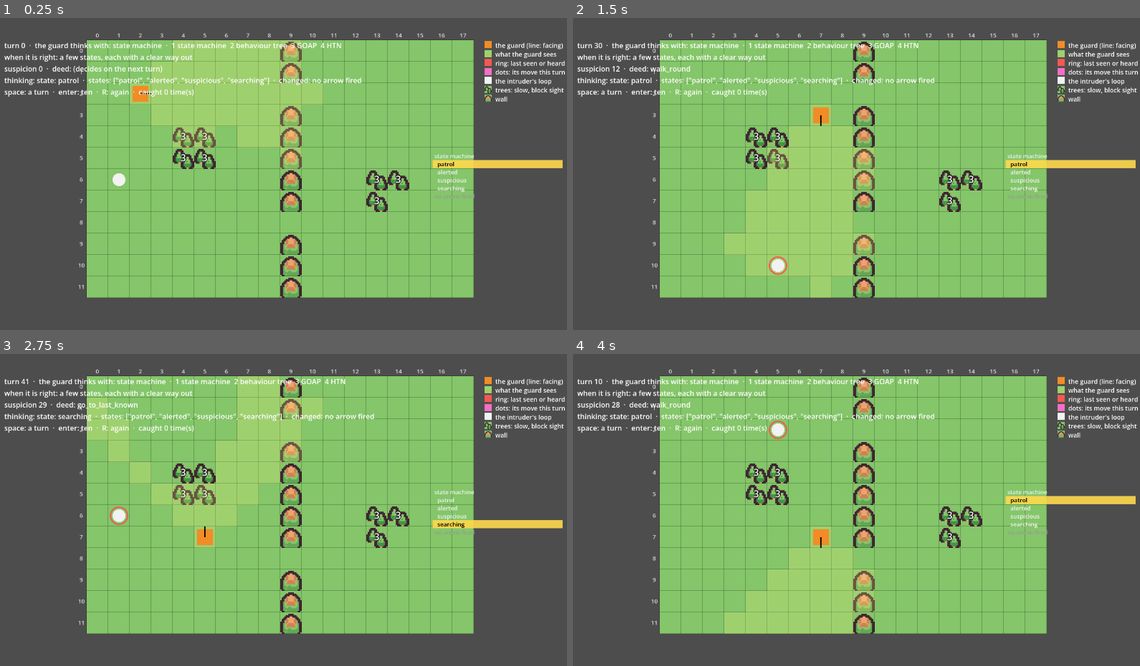
Above: before the commit, frames 1-4 (two rows, left to right).
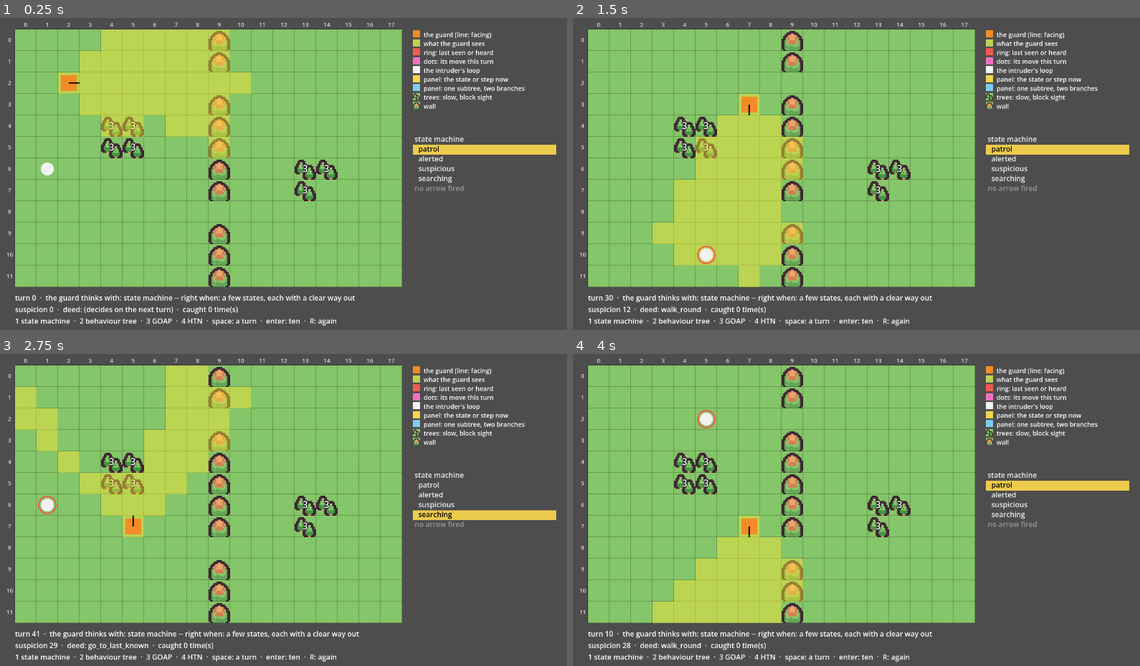
Above: after the commit, the same moments.

Repository: boscocp/game-ai-kit
Game: Godot game, scene res://demos/behaviour/behaviour_demo.tscn
Two runs of this game, one before a commit and one after it. Both use one fixed random seed, a clock stepped at 60 frames per second and the inputs below. This scene is started directly instead of the project's main scene.
Inputs (mouse positions are in pixels of both pictures, inside the frame that each line leads up to):
- Up to frame 1 (0.25 s): no input
- Up to frame 2 (1.5 s): tap Enter (ui_accept) at 0.5, 0.77, 1.25 s; move the mouse to (981, 152) at 0.52 s; hold D 0.53-1.25 s; tap 1 at 0.6 s; click (981, 152) at 0.67 s; drag from (737, 186) to (822, 233) at 1.27 s
- Up to frame 3 (2.75 s): tap Enter (ui_accept) at 2 s; move the mouse to (340, 435) at 2.02 s; hold D from 2.03 s (still down); tap Space at 2.1 s
- Up to frame 4 (4 s): release D at 2.75 s; tap Enter (ui_accept) at 2.75, 3.5, 3.77 s; drag from (822, 569) to (680, 456) at 2.77 s; move the mouse to (1026, 553) at 3.52 s; hold A from 3.53 s (still down); tap R at 3.6 s

The runs differ from the first frame. In frame 1, 47% of the frame differs, in the area x 0-100%, y 1-99%; in frame 2, 51%; in frame 3, 48%; in frame 4, 46%.

Commit message:
fix: the behaviour demo's words off the board, where they can be read
The owner could not read it: BoardLayout gives the status the strip left
of a centred board, too narrow at eighteen columns, and the lines ran over
the board in white on green, as did the brain's panel. The demo now lays
itself out -- board left, status under it, legend and panel in a column to
its right -- the panel's text is larger, the shared subtree is marked by a
colour the legend names, and what the guard sees is drawn strongly enough
to see on grass.

Diff:
--- a/godot/demos/behaviour/behaviour_demo.gd
+++ b/godot/demos/behaviour/behaviour_demo.gd
@@ -12,8 +12,22 @@
 ## the HTN carries on down the method it chose. The status says, beside the
 ## brain playing, when that way of deciding is the right answer
 ## (`WaysToDecide`).
+##
+## Its own layout, not `BoardLayout`'s: that one centres the board and gives
+## the status the strip to its left, which at eighteen columns is too narrow
+## for these lines, and they ran over the board in white on green -- the
+## owner could not read them. Here the board sits left, the status under it,
+## and the legend and the brain's panel share a column on the right: no word
+## is drawn on the board.
 class_name BehaviourDemo
 extends Node2D
+
+## Space round the board and between the panels, as `BoardLayout`'s.
+const GUTTER: float = BoardLayout.GUTTER
+## Where the board's top-left corner sits: room for the axis numbers.
+const BOARD_CORNER := Vector2(48.0, 48.0)
+## How tall the legend is, above the brain's panel in the right column.
+const LEGEND_HEIGHT: float = 210.0
 
 @onready var _board: BoardView = $BoardView
 @onready var _view: BehaviourView = $BehaviourView
@@ -31,11 +45,13 @@
 		[BehaviourView.LAST_KNOWN, "ring: last seen or heard"],
 		[BehaviourView.STEP, "dots: its move this turn"],
 		[BehaviourView.INTRUDER, "the intruder's loop"],
+		[BrainPanel.LIT, "panel: the state or step now"],
+		[BrainPanel.SHARED, "panel: one subtree, two branches"],
 		[BoardView.tile_texture(BoardView.TREES), "trees: slow, block sight"],
 		[BoardView.tile_texture(BoardView.WALL), "wall"],
 	] as Array[Array])
 	restart()
-	BoardLayout.lay_out(self, world.room.graph, _status, _legend)
+	_lay_out()
 
 
 func _unhandled_input(event: InputEvent) -> void:
@@ -80,17 +96,32 @@
 		"thinking": world.brain.thinking(), "suspicion": world.senses.suspicion.level}
 
 
-## The status line's words.
+## The status line's words. What the brain is thinking is the panel's.
 func status_text() -> String:
 	var brain: GuardBrain = world.brain
 	var lines: Array[String] = [
-		"turn %d  ·  the guard thinks with: %s  ·  1 state machine  2 behaviour tree  3 GOAP  4 HTN" % [world.turn, brain.brain_name()],
-		"when it is right: %s" % _when_right(brain.brain_name()),
-		"suspicion %.0f  ·  deed: %s" % [world.senses.suspicion.level, brain.deed if brain.deed != "" else "(decides on the next turn)"],
-		"thinking: %s" % _thinking_said(brain.thinking()),
-		"space: a turn  ·  enter: ten  ·  R: again  ·  caught %d time(s)%s" % [world.catches, "  ·  CAUGHT -- it starts its loop again" if world.caught else ""],
+		"turn %d  ·  the guard thinks with: %s -- right when: %s" % [world.turn, brain.brain_name(), _when_right(brain.brain_name())],
+		"suspicion %.0f  ·  deed: %s  ·  caught %d time(s)%s" % [world.senses.suspicion.level,
+			brain.deed if brain.deed != "" else "(decides on the next turn)", world.catches,
+			"  ·  CAUGHT -- it starts its loop again" if world.caught else ""],
+		"1 state machine  ·  2 behaviour tree  ·  3 GOAP  ·  4 HTN  ·  space: a turn  ·  enter: ten  ·  R: again",
 	]
 	return "\n".join(lines)
+
+
+# The board left, the status under it, the legend and the brain's panel in
+# the column to its right.
+func _lay_out() -> void:
+	var window: Vector2 = BoardLayout.window_size()
+	position = BOARD_CORNER
+	var board := Rect2(BOARD_CORNER, BoardView.pixel_size(world.room.graph))
+	_status.position = Vector2(board.position.x, board.end.y + GUTTER / 2.0)
+	_status.size = Vector2(board.size.x, window.y - _status.position.y)
+	var column: float = board.end.x + GUTTER
+	_legend.position = Vector2(column, board.position.y)
+	_legend.size = Vector2(window.x - column - GUTTER, LEGEND_HEIGHT)
+	_panel.position = Vector2(column, board.position.y + LEGEND_HEIGHT + GUTTER)
+	_panel.size = Vector2(window.x - column - GUTTER, window.y - _panel.position.y - GUTTER)
 
 
 func _refresh() -> void:
@@ -117,10 +148,3 @@
 		if row[0] == brain:
 			return row[1]
 	return ""
-
-
-static func _thinking_said(thinking: Dictionary) -> String:
-	var parts: Array[String] = []
-	for field: String in thinking:
-		parts.append("%s: %s" % [field, thinking[field]])
-	return "  ·  ".join(parts)
--- a/godot/demos/behaviour/behaviour_demo.tscn
+++ b/godot/demos/behaviour/behaviour_demo.tscn
@@ -19,6 +19,7 @@
 [node name="Interface" type="CanvasLayer" parent="."]
 
 [node name="Status" type="Label" parent="Interface"]
+autowrap_mode = 3
 offset_left = 24.0
 offset_top = 604.0
 offset_right = 1256.0
--- a/godot/demos/behaviour/behaviour_view.gd
+++ b/godot/demos/behaviour/behaviour_view.gd
@@ -8,7 +8,7 @@
 
 const TILE: float = float(BoardView.TILE_PIXELS)
 const GUARD: Color = Color(0.95, 0.55, 0.15)
-const SIGHT: Color = Color(1.0, 0.95, 0.5, 0.22)
+const SIGHT: Color = Color(1.0, 0.9, 0.2, 0.45)
 const LAST_KNOWN: Color = Color(1.0, 0.3, 0.3, 0.9)
 const INTRUDER: Color = Color(0.95, 0.95, 0.95)
 const STEP: Color = Color(1.0, 0.4, 0.8, 0.9)
--- a/godot/demos/behaviour/brain_panel.gd
+++ b/godot/demos/behaviour/brain_panel.gd
@@ -4,7 +4,8 @@
 ## - the state machine: its four states, the one it is in lit, and the arrow
 ##   it last took;
 ## - the behaviour tree: the nodes the last tick asked, in order, with "go
-##   and look" marked wherever it appears -- one subtree, under two branches;
+##   and look" in blue wherever it appears -- one subtree, under two
+##   branches, which the legend says;
 ## - GOAP: the goal, and the plan it made this turn, first step lit;
 ## - the HTN: the method it chose, and its plan, the step it is on lit.
 ##
@@ -13,7 +14,8 @@
 class_name BrainPanel
 extends Control
 
-const LINE: float = 18.0
+const LINE: float = 22.0
+const FONT_SIZE: int = 16
 const LIT: Color = Color(1.0, 0.85, 0.3, 0.9)
 const SHARED: Color = Color(0.5, 0.8, 1.0, 0.9)
 const TEXT: Color = Color(0.95, 0.95, 0.95)
@@ -59,7 +61,7 @@
 	var rows: Array[Array] = []
 	for asked: String in thinking["trail"]:
 		var shared: bool = asked.begins_with(SHARED_SUBTREE)
-		rows.append(["  " + asked + ("  (one subtree, two branches)" if shared else ""), SHARED if shared else TEXT, false])
+		rows.append(["  " + asked, SHARED if shared else TEXT, false])
 	return rows
 
 
@@ -79,5 +81,5 @@
 	var top: float = index * LINE
 	if lit:
 		draw_rect(Rect2(0.0, top + 2.0, size.x, LINE), LIT)
-	draw_string(ThemeDB.fallback_font, Vector2(4.0, top + LINE - 2.0), words, HORIZONTAL_ALIGNMENT_LEFT, size.x - 8.0, 13,
+	draw_string(ThemeDB.fallback_font, Vector2(4.0, top + LINE - 5.0), words, HORIZONTAL_ALIGNMENT_LEFT, size.x - 8.0, FONT_SIZE,
 		Color.BLACK if lit else colour)
